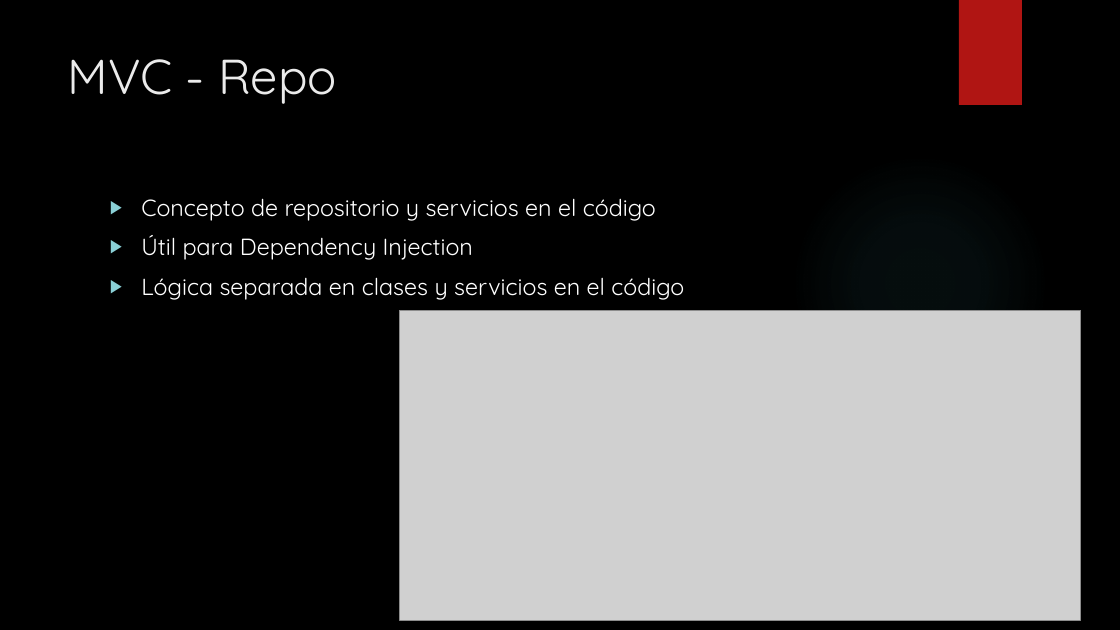
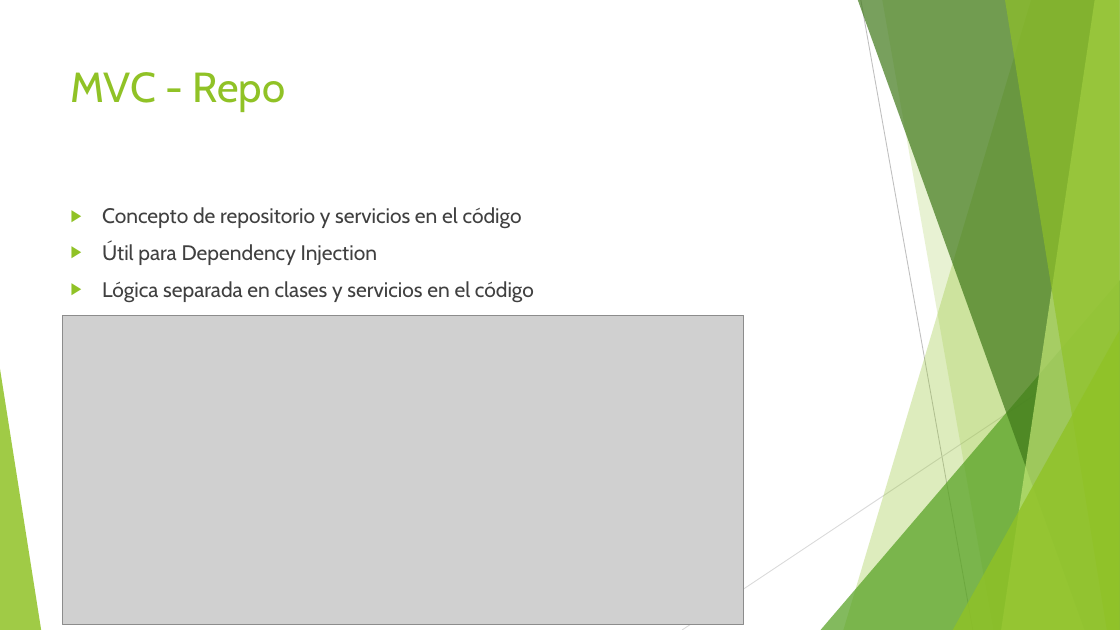
Before and after one commit to alanzam/AWS-Serverless, a slide deck: slide 5 of serverless.pptx (slide 4 before the commit). Drawn at 1120x630 pixels with LibreOffice and Linux fonts; fonts in the diff are those of the drawing; grey boxes stand for pictures; background and template pictures are left out. Boxes give left, top, right and bottom in pixels: in the first picture for what was removed or moved away, otherwise in the second. Text is boxed around its words. In the diff, an @@ line names an element or a change of style, - is before the commit and + after.

```diff
--- a/serverless.pptx
+++ b/serverless.pptx
@@ background picture (left out) to #FFFFFF @@
@@ rectangle removed at <box>959,0,1022,105</box> @@
@@ title "MVC - Repo": place and size @@
-title "MVC - Repo" at <box>68,59,336,104</box>
+title "MVC - Repo" at <box>71,72,286,112</box>
@@ title "MVC - Repo" at <box>71,72,286,112</box>: size 42 to 36 pt, font Quicksand to Cabin, text colour #EBEBEB to #90C226 @@
@@ ellipse removed at <box>791,154,1049,413</box> @@
@@ text "Concepto de repositorio y servicios ...": place and size @@
-text "Concepto de repositorio y servicios ..." at <box>141,198,684,300</box>
+text "Concepto de repositorio y servicios ..." at <box>102,207,534,302</box>
@@ text "Concepto de repositorio y servicios ..." at <box>102,207,534,302</box>: size 20 to 18 pt, font Quicksand to Cabin, text colour #FFFFFF to #404040; bullet colour #8AD0D6 to #90C226 @@
@@ picture: place and size @@
-picture at <box>399,311,1081,621</box>
+picture at <box>62,315,744,625</box>
@@ group added at <box>0,0,1120,630</box>: 5 freeform shapes, 3 triangles, 2 lines @@
```
Also in this commit, not shown: 15 other slides changed, 4 slides added, 1 slide removed.
